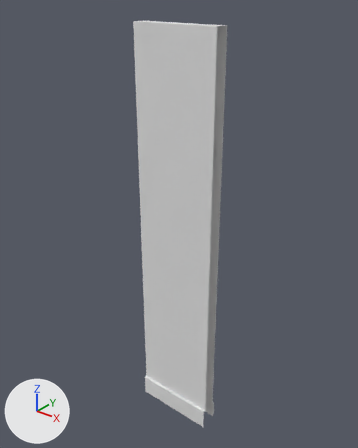
What one commit did to the FBX model AsymmetricVRWalk/Assets/AsymmetricVR/Art/Models/wall_nosides_1.fbx.
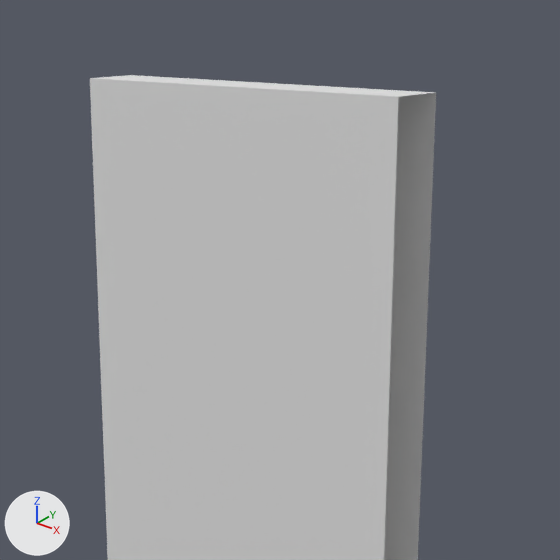
Old and new are each drawn whole from a camera (50 mm lens) standing at (6.299, -4.587, 3.212) and looking at (4.293, -2.08, 1.657) and again close up on the part from 30% to 73% of the width and 0% to 34% of the height. Lighting does not change. The marker at lower left points along +X, +Y and +Z. Where no turn or scale is listed for an object, it has been applied to the vertices.

In view in the first close-up: 'wall_nosides_1'.
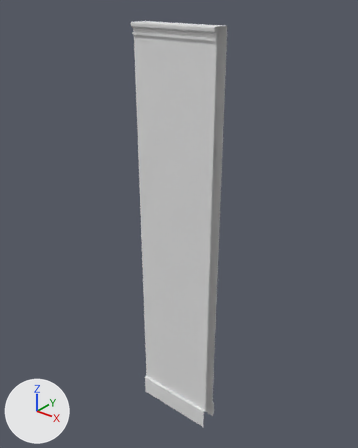
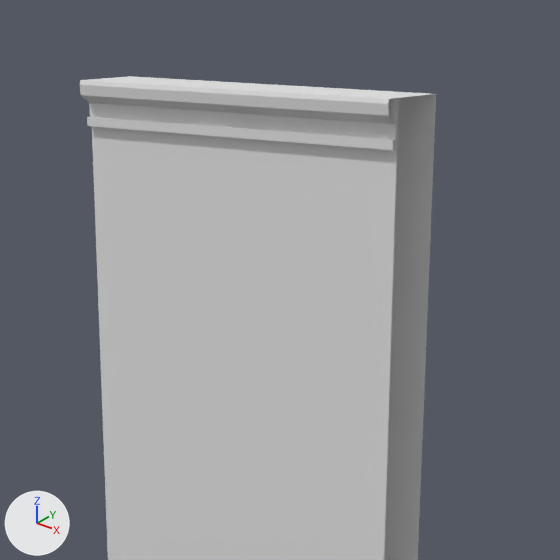
The newer file is also turned or shifted as a whole; pictures and numbers use the older file's frame.

Scene script edits in JSON lines:
```json
{"block": "me_mesh", "where": "# used by ob_wall_nosides_1; location = (4.336, -2.141, 1.502)"}
{"op": "remove", "block": "me_mesh", "code": "me_mesh.from_pydata(...)  # 18 vertices, 8 faces; spans x -0.31..0.31, y -0.07..0.07, z -1.5..1.5"}
{"op": "add", "block": "me_mesh", "code": "me_mesh.from_pydata(...)  # 36 vertices, 16 faces; spans x -0.31..0.31, y -0.08..0.07, z -1.5..1.5"}
{"block": "me_mesh", "change": "me_mesh part 1: a new loose piece of 18 vertices spanning x -0.31..0.31, y -0.08..0.0, z 1.42..1.5, in mat_wall_mat (white #e7e7e7)"}
```

Where the change shows, as pixel boxes [x1, y1, x2, y2] in the close-ups (560 x 560 px):
```json
{"object": "wall_nosides_1", "change": "reshaped", "before": [90, 75, 436, 560], "after": [80, 76, 436, 560]}
{"part": 1, "of": "me_mesh", "change": "added", "after": [80, 78, 411, 150]}
```
